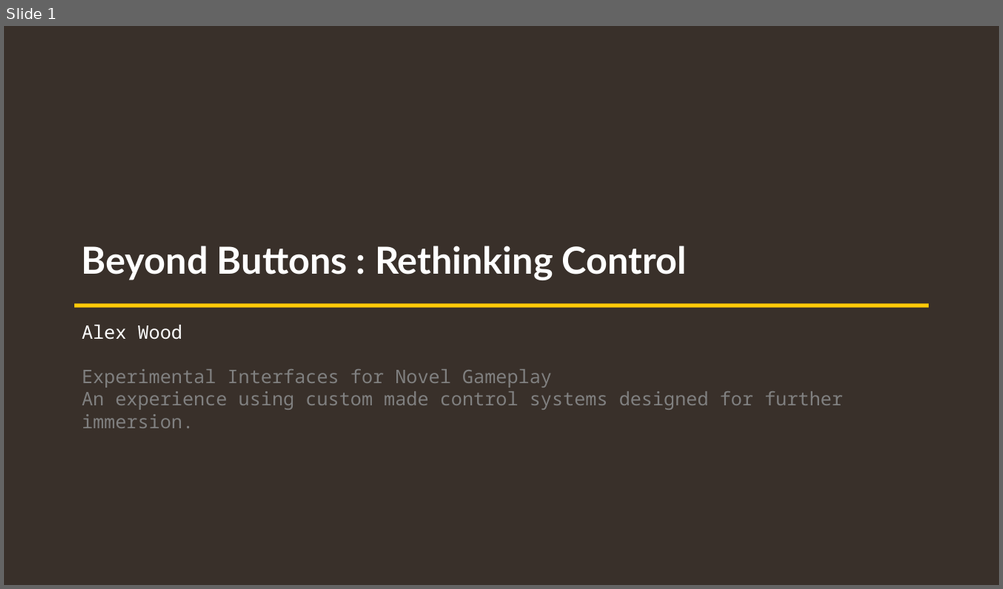
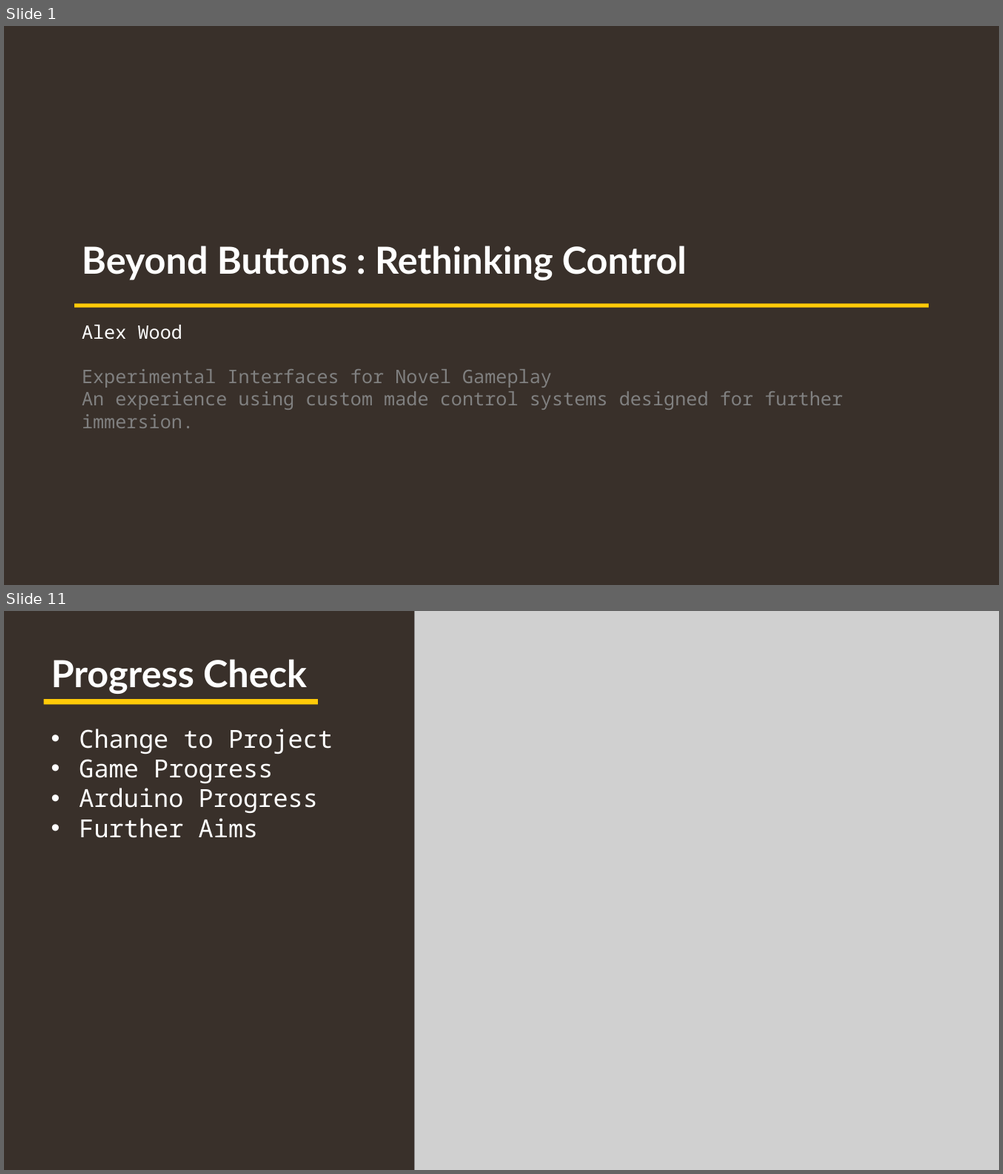
Before and after one commit to Astarrix/Beyond-Buttons, a slide deck: Project/FYP Presentation.pptx. Shown one above the other, each under a label of ours: slide 1 before the commit, slides 1 and 11 after it; the slides between them are not shown. The pictures are 1003x589 and 1003x1174 pixels, drawn with LibreOffice and Linux fonts; fonts in the diff are those of the drawing; grey boxes stand for pictures. Boxes give left, top, right and bottom in pixels: in the first picture for what was removed or moved away, otherwise in the second. Text is boxed around its words. In the diff, an @@ line names an element or a change of style, - is before the commit and + after.

```diff
--- a/Project/FYP Presentation.pptx
+++ b/Project/FYP Presentation.pptx
@@ slide 11 added at (4,611,999,1170), background #39302A @@
@@ picture added at (415,611,999,1170) @@
@@ text added at (51,659,307,693), 36 pt, text #FFFFFF, bold @@
+Progress Check
@@ rectangle added at (43,699,317,704), fill #FFCA08 @@
@@ text added at (79,729,333,838), 24 pt, text #FFFFFF @@
+• Change to Project
+• Game Progress
+• Arduino Progress
+• Further Aims
```
Also in this commit, not shown: 3 slides changed, 6 other slides added, 44 other files.
